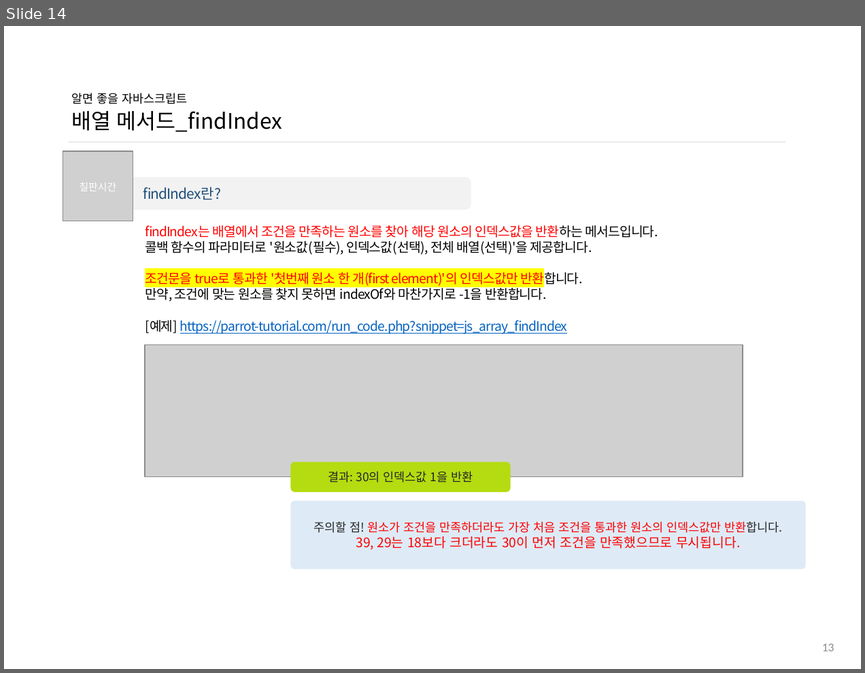
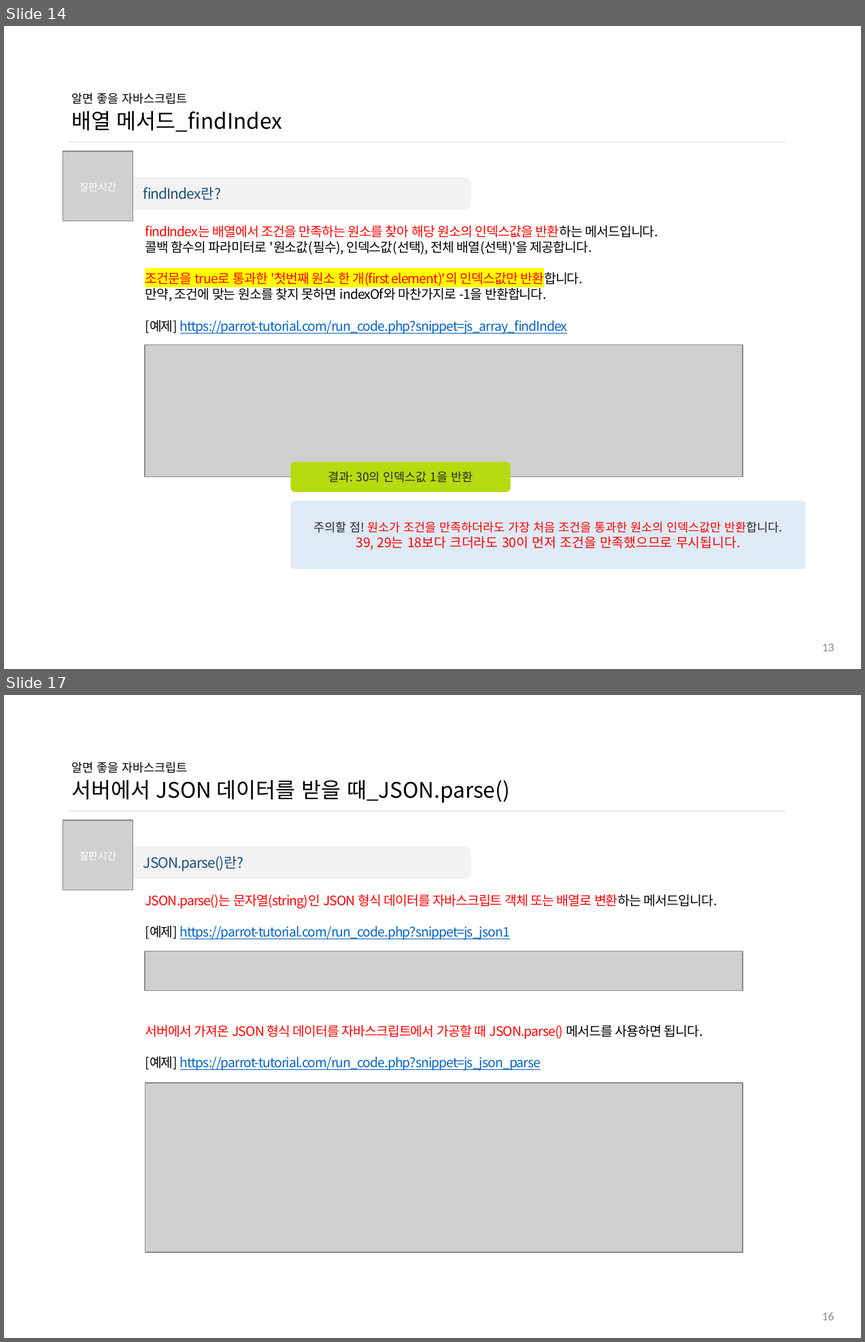
Before and after one commit to ddowon/vueStudy, a slide deck: 01.참고자료/191024_알면 좋을 자바스크립트.pptx. Shown one above the other, each under a label of ours: slide 14 before the commit, slides 14 and 17 after it; the slides between them are not shown. The pictures are 865x673 and 865x1342 pixels, drawn with LibreOffice and Linux fonts; fonts in the diff are those of the drawing; grey boxes stand for pictures; background and template pictures are left out. Boxes give left, top, right and bottom in pixels: in the first picture for what was removed or moved away, otherwise in the second. Text is boxed around its words. In the diff, an @@ line names an element or a change of style, - is before the commit and + after.

Commit message:
10월 31일 10차 자바스크립트 스터디 보조자료 업데이트

```diff
--- a/01.참고자료/191024_알면 좋을 자바스크립트.pptx
+++ b/01.참고자료/191024_알면 좋을 자바스크립트.pptx
@@ slide 17 added at box(4, 695, 861, 1338), background #FFFFFF @@
@@ title added at box(71, 762, 509, 803), 18 pt, text #000000 @@
+알면 좋을 자바스크립트
+서버에서 JSON 데이터를 받을 때_JSON.parse()
@@ line added from (68, 811) to (785, 811), #D9D9D9 0.5 pt @@
@@ picture added at box(63, 820, 133, 890) @@
@@ text added at box(79, 851, 117, 860), 8.5 pt, text #FFFFFF @@
+칠판시간
@@ rounded rectangle added at box(107, 846, 471, 879), fill #F2F2F2, 12 pt, text #1F4E79 @@
+JSON.parse()란?
@@ text added at box(145, 894, 717, 940), 11 pt, text #0563C1 @@
+JSON.parse()는 문자열(string)인 JSON 형식 데이터를 자바스크립트 객체 또는 배열로 변환하는 메서드입니다.
+[예제] https://parrot-tutorial.com/run_code.php?snippet=js_json1
@@ picture added at box(145, 951, 742, 991) @@
@@ text added at box(145, 1025, 703, 1070), 11 pt, text #0563C1, underline @@
+서버에서 가져온 JSON 형식 데이터를 자바스크립트에서 가공할 때 JSON.parse() 메서드를 사용하면 됩니다.
+[예제] https://parrot-tutorial.com/run_code.php?snippet=js_json_parse
@@ picture added at box(145, 1083, 742, 1252) @@
@@ page number added at box(822, 1312, 834, 1320), 10 pt, text #8C8C8C @@
+16
```
Also in this commit, not shown: 2 slides changed, 5 other slides added.
